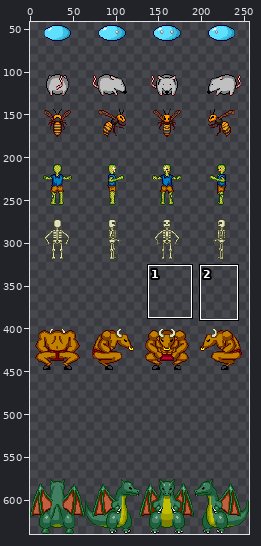
File history of a sprite sheet, Assets/Textures/monster.png. Above, an overview of the earlier version with the close-up marked.
Close-up. As it was:
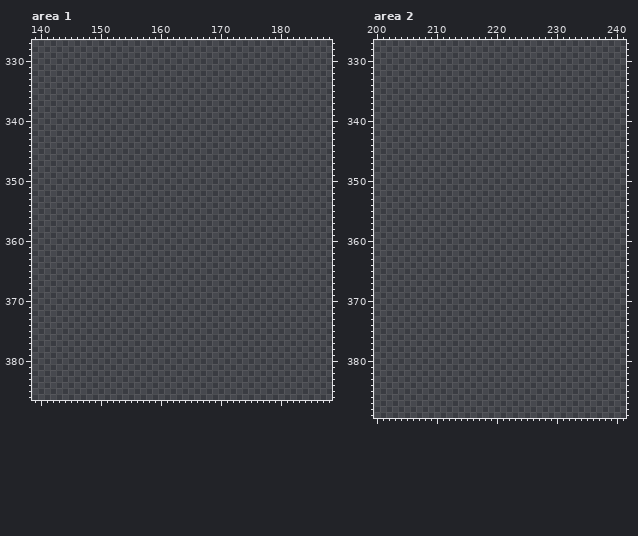
The file is 256x640 pixels. Shown: area 1: x 139..188, y 327..386; area 2: x 200..241, y 327..389. The wide view leaves out empty margins. The commit also changed other parts of the picture, which this record leaves out.
Palette (. is transparent): 
Pixels before, area 1 (only the part around the change), first column x 139:
327 ................................................
328 ................................................
329 ................................................
330 ................................................
331 ................................................
332 ................................................
333 ................................................
334 ................................................
335 ................................................
336 ................................................
337 ................................................
338 ................................................
339 ................................................
340 ................................................
341 ................................................
342 ................................................
343 ................................................
344 ................................................
345 ................................................
346 ................................................
347 ................................................
348 ................................................
349 ................................................
350 ................................................
351 ................................................
352 ................................................
353 ................................................
354 ................................................
355 ................................................
356 ................................................
357 ................................................
358 ................................................
359 ................................................
360 ................................................
361 ................................................
362 ................................................
363 ................................................
364 ................................................
365 ................................................
366 ................................................
367 ................................................
368 ................................................
369 ................................................
370 ................................................
371 ................................................
372 ................................................
373 ................................................
374 ................................................
375 ................................................
376 ................................................
377 ................................................
378 ................................................
379 ................................................
380 ................................................
381 ................................................
382 ................................................
383 ................................................
384 ................................................
385 ................................................
386 ................................................
Pixels before, area 2 (only the part around the change), first column x 200:
327 ..........................................
328 ..........................................
329 ..........................................
330 ..........................................
331 ..........................................
332 ..........................................
333 ..........................................
334 ..........................................
335 ..........................................
336 ..........................................
337 ..........................................
338 ..........................................
339 ..........................................
340 ..........................................
341 ..........................................
342 ..........................................
343 ..........................................
344 ..........................................
345 ..........................................
346 ..........................................
347 ..........................................
348 ..........................................
349 ..........................................
350 ..........................................
351 ..........................................
352 ..........................................
353 ..........................................
354 ..........................................
355 ..........................................
356 ..........................................
357 ..........................................
358 ..........................................
359 ..........................................
360 ..........................................
361 ..........................................
362 ..........................................
363 ..........................................
364 ..........................................
365 ..........................................
366 ..........................................
367 ..........................................
368 ..........................................
369 ..........................................
370 ..........................................
371 ..........................................
372 ..........................................
373 ..........................................
374 ..........................................
375 ..........................................
376 ..........................................
377 ..........................................
378 ..........................................
379 ..........................................
380 ..........................................
381 ..........................................
382 ..........................................
383 ..........................................
384 ..........................................
385 ..........................................
386 ..........................................
387 ..........................................
388 ..........................................
389 ..........................................
New version:
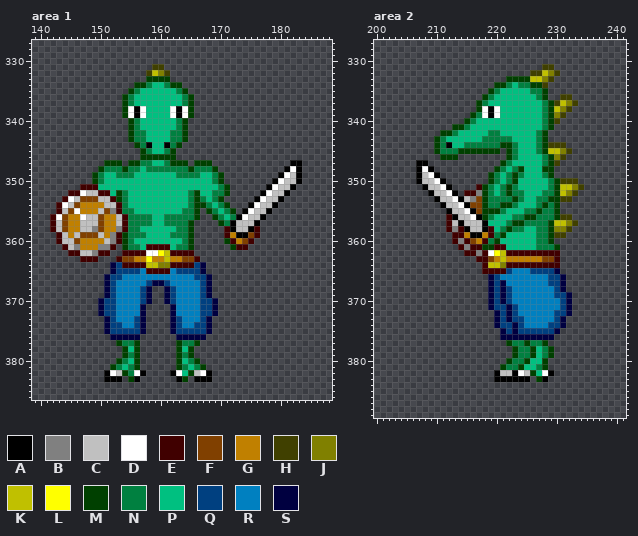
Colours new in this view: A #000000  B #808080  C #c0c0c0  D #ffffff  E #400000  F #804000  G #c08000  H #404000  J #808000  K #c0c000  L #ffff00  M #004000  N #008040  P #00c080  Q #004080  R #0080c0  S #000040
Diff:
Changed rows in their new state; - is an unchanged pixel.
Area 1:
first column x 142:
331 -----------------HH-----------------------
332 ----------------HKJH----------------------
333 ----------------MMMM----------------------
334 --------------MMNPPNMM--------------------
335 -------------MNPPPPPPNM-------------------
336 ------------MNPPPPPPPPNM------------------
337 ------------MNPPPPPPPPNM------------------
338 ------------MDADPPPPDADM------------------
339 ------------MDADPPPPDADM------------------
340 -------------MNPPPPPPNM-------------------
341 -------------MNPPPPPPNM-------------------
342 -------------MNNPPPPNNM-------------------
343 -------------MNNPPPPNNM-------------------
344 --------------MNAPPANM--------------------
345 ---------------MNPPNM---------------------
346 ---------------MMMMMM---------------------
347 ---------MMM-MMNNPPNMMM-MMM-------------AA
348 --------MNNNMNNPNNNNNNNMNNNM-----------ADA
349 -------MNPPNNNPPPPPPPNNNNPPNM---------ADCA
350 -------MNPPPPPPPPPPPPPPPPPPNM--------ADCCA
351 -----EEEPPPPPPPPPPPPPPPPPPPPNM------ADCCA-
352 ---EEDCCEEPMNPPPPPPPPPPNMPPNNM-----ADCCA--
353 --EDCFFFCCEMNPPPPPPPPPPNMNPNM-----ADCCA---
354 -EDCFGGGGCCENPPPPPPPPPPNMMNPNM---ADCCA----
355 -ECFDGGGCFBENNPPPPPPPPNNM-MNPNM-ADCCA-----
356 EDFGGDCCFGGCENNNNPPNNNNNM--MNPNADCCA------
357 ECFGGCCCFGGCENNNNPPNNNNM----MNACCCA-------
358 ECFGGCCBFGGBENNPPPPPPNNM-----EACCAE-------
359 -ECGCFFFCGBEMNNNPPPPNNNM-----EGAAFE-------
360 -ECCFGGGGCBEMNPPPPPPPPNM-----MEGFE--------
361 --ECBGGGBBE-MNNPEEEEPNNM------MEE---------
362 ---EECCBEE--EEEEDDLKEEEE------------------
363 -----EEE---EFFGGLGGKGGFFE-----------------
364 ----------SQEEEEKKJJEEEEQS----------------
365 ----------SQQQQREEEERQQQQS----------------
366 ---------SQQRRRRRRRRRRRRQQS---------------
367 ---------SQRRRRRQSSQRRRRRQS---------------
368 ---------SQRRRRQS--SQRRRRQS---------------
369 ---------SQRRRRQS--SQRRRRQS---------------
370 --------SQQRRRRQS--SQRRRRQQS--------------
371 --------SQQRRRRS----SRRRRQQS--------------
372 --------SQQRRRRS----SRRRRQQS--------------
373 ---------SQRRRQS----SQRRRQS---------------
374 ---------SQQRRQS----SQRRQQS---------------
375 ---------SQQQQQS----SQQQQQS---------------
376 ----------SSSSS------SSSSS----------------
377 -----------MNNM------MNNM-----------------
378 ------------MPM------MPM------------------
379 ------------MNM------MNM------------------
380 -----------MNPM------MPNM-----------------
381 ----------MNPNM------MNPNM----------------
382 ---------ADCMNDA----ADPMCDA---------------
383 ---------AAA-MA------AM-AAA---------------
Area 2:
first column x 207:
331 ---------------------HH-----
332 -------------------HHKJH----
333 ---------------MMMMKKJH-----
334 -------------MMNPNNMMH------
335 ------------MNPPPPPNNM------
336 -----------MNPPPPPPPNM--HH--
337 ----------MNPPPPPPPPPNMHKJH-
338 ----------MDADPPPPPPPNMKJH--
339 ---------MNDADPPPPPPPNMJH---
340 --------MNPPPPPPPPPPPNMH----
341 ------MMNPPPPPPPPPPPPNM-----
342 ----MMNPPPPPNNPPPPPPNM------
343 ---MNPPPPPPNNNNNPPPPNM------
344 ---MNAPPNNNNNNMMNPPPNMHHH---
345 ---MNNNMMMMMMM-MNPPPNMKKJH--
346 ----MMM--------MNPPPPNMJH---
347 AA------------MNPPPPPNMH----
348 ADA----------MNPNMPPPMM-----
349 ACDA--------MNPNMNPPPNM-----
350 ACCDA-------MNPNMPPPPPNMHHH-
351 -ACCDA----EMNPNMNPPPPPNMKKJH
352 --ACCDA-EEBMNPNMNNPPPNNMKJH-
353 ---ACCDACBFMNNNNMNPPNNMMHH--
354 ----ACCDAFFMNNMMNPPPNMNM----
355 -----ACCDAFMMMNPPPNNMNNM----
356 -----EACCDAMNPPPNNMMNNNMHH--
357 -----ECACCCAPPPNMMNNNNMKKJH-
358 -----EBEACCAEPNMNNPPNNMJJH--
359 ------EEGAAGENMPPPPPNNMHH---
360 ------EBEFGENMPPPPPPNNM-----
361 -------EBEEMMEEPPPPPNNNM----
362 --------EEBEDLKEEEEEEEEE----
363 ----------EEFGKGGGGGGFFE----
364 -----------EKKJEEEEEEEEE----
365 -----------EEEEQRRRQQQQS----
366 ------------SQRRRRRRRRQQS---
367 ------------SQSRRRRRRRQQS---
368 ------------SQSQRRRRRRRQS---
369 ------------SQSQRRRRRRRQQS--
370 ------------SQSQRRRRRRRRQS--
371 ------------SQQSQRRRRRRRQS--
372 -------------SQSQRRRRRRQQS--
373 -------------SQSQQRRRRRQS---
374 -------------SQQSQRRRRQQS---
375 --------------SQSQQQQQQS----
376 --------------SSSSSSSSS-----
377 ---------------MNNMNNM------
378 ----------------MNNMPNM-----
379 ----------------MNNMPNM-----
380 ---------------MNNMPPM------
381 --------------MNNMPPNM------
382 -------------ACCADCMPDA-----
383 -------------AAAAAA-MA------
Boxes around the changes in both close-ups, in picture pixels (x1, y1, x2, y2):
added: (50, 64, 302, 382)
added: (416, 64, 584, 382)
